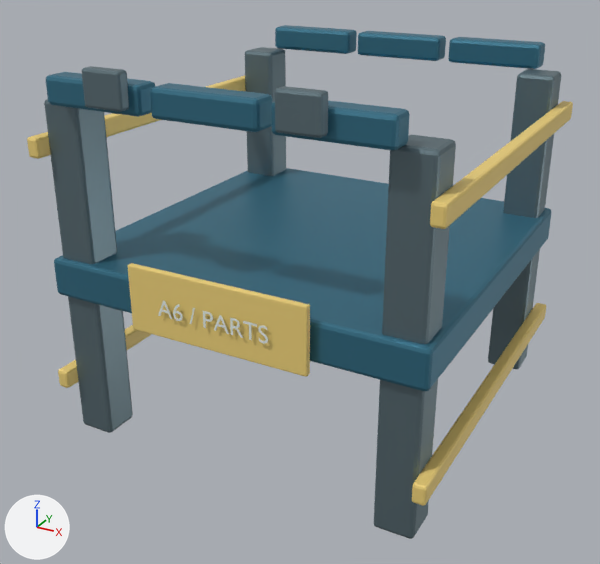
One commit to the glTF model assets/warehouse-props/cargo_crate_d0.glb: the scene before it, then after it.
One viewpoint serves both versions: a 50 mm camera at (1.75, -3.4, 2.29) aimed at (-0.04, -0.15, 0.67). The lights are fixed; the arrows at lower left show +X, +Y and +Z. The first picture is the older version. Where no turn or scale is listed for an object, it has been applied to the vertices.

In view in the first picture: 'Corner post', 'Corner post.001', 'Corner post.002', 'Corner post.003', 'Crate shell', 'Identification placard', 'Lid latch.001', 'Lid slat.001', 'Lid slat.002', 'Lid slat.005', 'Vertical tie band.002', 'Vertical tie band.003' and 7 more.
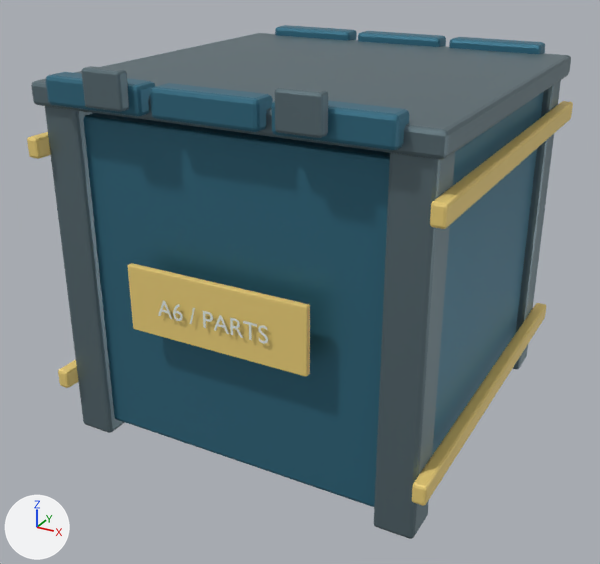
Edits to the bpy script that builds the scene:
```text
Add me_cube_455:
    me_cube_455.from_pydata(...)  # 56 vertices, 108 faces; spans x -0.9..0.9, y -0.9..0.9, z -0.05..0.05
    me_cube_455.materials.append(mat_structural_frame___blue_steel)  # greyish cyan #6f848b
Add me_cube_454:
    me_cube_454.from_pydata(...)  # 56 vertices, 108 faces; spans x -0.83..0.83, y -0.83..0.83, z -0.74..0.74
    me_cube_454.materials.append(mat_cargo_blue)  # cyan #3c7990
Remove ob_crate_shell:
    ob_crate_shell = bpy.data.objects.new('Crate shell', me_cube_372)
    ob_crate_shell.location = (0.0, 0.0, 0.8)
Add ob_solid_crate_lid_006:
    ob_solid_crate_lid_006 = bpy.data.objects.new('Solid crate lid.006', me_cube_455)
    ob_solid_crate_lid_006.location = (0.0, 0.0, 1.625)
Add ob_crate_shell_006:
    ob_crate_shell_006 = bpy.data.objects.new('Crate shell.006', me_cube_454)
    ob_crate_shell_006.location = (0.0, 0.0, 0.8)
```

What differs and where, as boxes [x1, y1, x2, y2] in the pictures (600 x 564 px):
'Crate shell.006', added (cyan): after [83, 92, 544, 507]
'Crate shell', deleted (cyan): before [54, 168, 552, 391]
'Solid crate lid.006', added: after [31, 33, 571, 160]
'Corner post.001', unchanged, covered by the edit: before [245, 47, 286, 176]
'Vertical tie band.001', unchanged, covered by the edit: before [27, 76, 246, 159]; after [27, 132, 51, 159]
